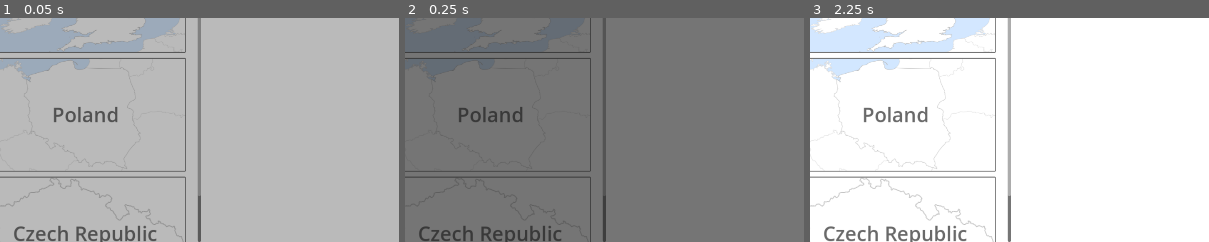
Above: before the commit, frames 1-3 (left to right).
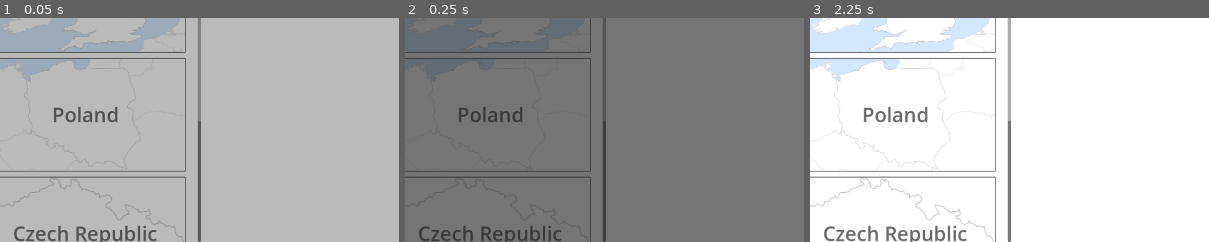
Above: after the commit, the same moments.

Repository: prvak/blind-map
Game: Godot game, scene res://Scenes/Main.tscn
Same seed, same stepped clock (60 frames per second), same inputs: the game is played once before the commit and once after it.
Inputs (mouse positions are % of the whole screen's width and height, from its top left):
- Up to frame 1 (0.05 s): no input
- Up to frame 2 (0.25 s): no input
- Up to frame 3 (2.25 s): click "Ok" at 0.5 s; click (95, 94) at 1.25 s; click "Ok" at 2 s
The pictures show only the part of the screen within x 3-53%, y 50-100%; the shares and areas given below are measured in that part.

The runs differ from the first frame. In frame 1, 0.3% of the frame differs, in the area x 49-51%, y 45-80%; in frame 2, less than 0.1%; in frame 3, 0.3%.

Commit message:
Add map of Germany

Diff:
--- /dev/null
+++ b/BlindMap/Data/DE/DeArea.tres
@@ -0,0 +1,15 @@
+[gd_resource type="Resource" script_class="AreaResource" load_steps=4 format=3 uid="uid://doeei8bmm76ci"]
+
+[ext_resource type="Script" path="res://Scripts/Resources/AreaResource.gd" id="1_ahrr6"]
+[ext_resource type="Texture2D" uid="uid://d0g6u5e28w0qa" path="res://Data/DE/MiniMap.png" id="1_phga5"]
+[ext_resource type="Resource" uid="uid://dgj2lhlirv0oj" path="res://Data/DE/States/Resources/Levels/DeStatesAll.tres" id="1_ua0tk"]
+
+[resource]
+script = ExtResource("1_ahrr6")
+Id = "de"
+Name = "Germany"
+LanguagePriorities = {
+"de": 100.0
+}
+MiniMapTexture = ExtResource("1_phga5")
+LevelSequences = Array[Resource("res://Scripts/Resources/LevelSequenceResource.gd")]([ExtResource("1_ua0tk")])
--- /dev/null
+++ b/BlindMap/Data/DE/States/Resources/DeStates.tres
@@ -0,0 +1,10 @@
+[gd_resource type="Resource" script_class="DataSetResource" load_steps=3 format=3 uid="uid://bthpdt5lnircv"]
+
+[ext_resource type="Texture2D" uid="uid://dbv45p1reifh0" path="res://Data/DE/States/Graphics/Map.png" id="1_k1otq"]
+[ext_resource type="Script" path="res://Scripts/Resources/DataSetResource.gd" id="1_v4ttm"]
+
+[resource]
+script = ExtResource("1_v4ttm")
+Id = "de-states"
+MapTexture = ExtResource("1_k1otq")
+SourceFile = "res://Data/DE/States/States.txt"
--- /dev/null
+++ b/BlindMap/Data/DE/States/Resources/Levels/DeStatesAll.tres
@@ -0,0 +1,12 @@
+[gd_resource type="Resource" script_class="LevelSequenceResource" load_steps=3 format=3 uid="uid://dgj2lhlirv0oj"]
+
+[ext_resource type="Script" path="res://Scripts/Resources/LevelSequenceResource.gd" id="1_0mjxb"]
+[ext_resource type="Resource" uid="uid://bthpdt5lnircv" path="res://Data/DE/States/Resources/DeStates.tres" id="1_6ume0"]
+
+[resource]
+script = ExtResource("1_0mjxb")
+Id = "all"
+DataSet = ExtResource("1_6ume0")
+Filter = "all"
+Name = "Bundesländer"
+Levels = ["L:1-16", "T:1-16"]
--- a/BlindMap/Scenes/Main.tscn
+++ b/BlindMap/Scenes/Main.tscn
@@ -8,6 +8,7 @@
 [ext_resource type="Resource" uid="uid://bdse5p0qc7pdu" path="res://Data/CZ/CzArea.tres" id="5_hqgds"]
 [ext_resource type="Resource" uid="uid://b0huuqqjiqkv6" path="res://Data/GB/GbArea.tres" id="6_wopo1"]
 [ext_resource type="Resource" uid="uid://brp4k0tp53i1y" path="res://Data/PL/PlArea.tres" id="7_skd1b"]
+[ext_resource type="Resource" uid="uid://doeei8bmm76ci" path="res://Data/DE/DeArea.tres" id="8_muuld"]
 
 [node name="Main" type="Control"]
 custom_minimum_size = Vector2(1920, 1080)
@@ -44,6 +45,6 @@
 offset_right = 1920.0
 offset_bottom = 2160.0
 grow_vertical = 1
-Areas = Array[Resource("res://Scripts/Resources/AreaResource.gd")]([ExtResource("4_6xir8"), ExtResource("5_hqgds"), ExtResource("6_wopo1"), ExtResource("7_skd1b")])
+Areas = Array[Resource("res://Scripts/Resources/AreaResource.gd")]([ExtResource("4_6xir8"), ExtResource("5_hqgds"), ExtResource("6_wopo1"), ExtResource("7_skd1b"), ExtResource("8_muuld")])
 
 [node name="HintOverlay" parent="." instance=ExtResource("4_stv3c")]
Binary file added: BlindMap/Data/DE/Map.png
Not shown, added: BlindMap/Data/DE/Map.png.import
Binary file added: BlindMap/Data/DE/MiniMap.png
Not shown, added: BlindMap/Data/DE/MiniMap.png.import
Binary file added: BlindMap/Data/DE/States/Graphics/Map.png
Not shown, added: BlindMap/Data/DE/States/Graphics/Map.png.import
Binary file added: BlindMap/Data/DE/States/Graphics/States_BadenWurttemberg.png
Not shown, added: BlindMap/Data/DE/States/Graphics/States_BadenWurttemberg.png.import
Binary file added: BlindMap/Data/DE/States/Graphics/States_Bayern.png
Not shown, added: BlindMap/Data/DE/States/Graphics/States_Bayern.png.import
Binary file added: BlindMap/Data/DE/States/Graphics/States_Berlin.png
Not shown, added: BlindMap/Data/DE/States/Graphics/States_Berlin.png.import
(and 40 more such lines)
